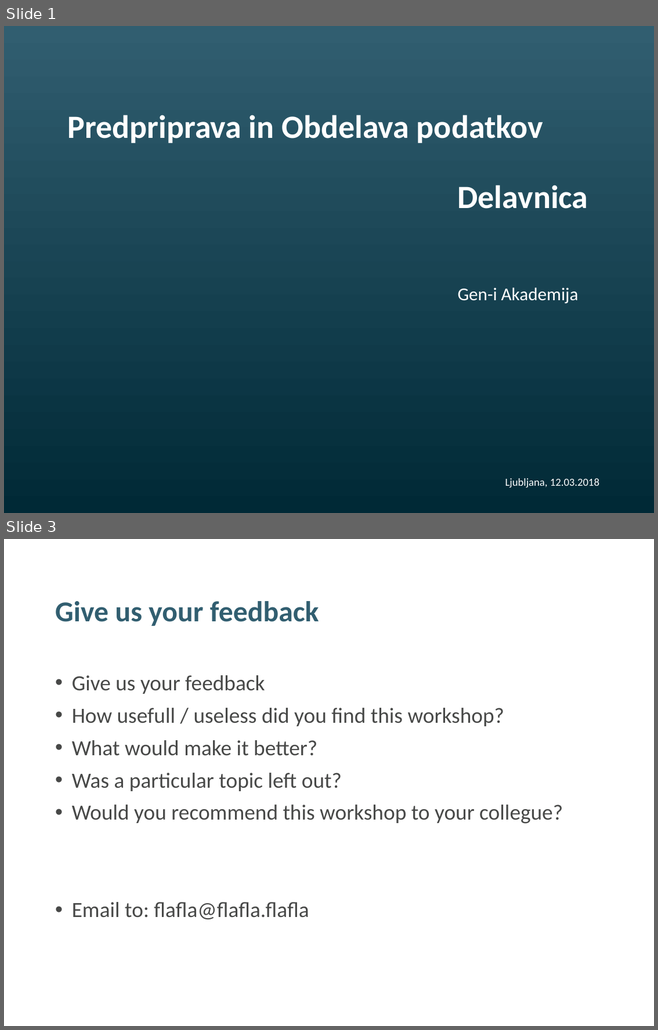
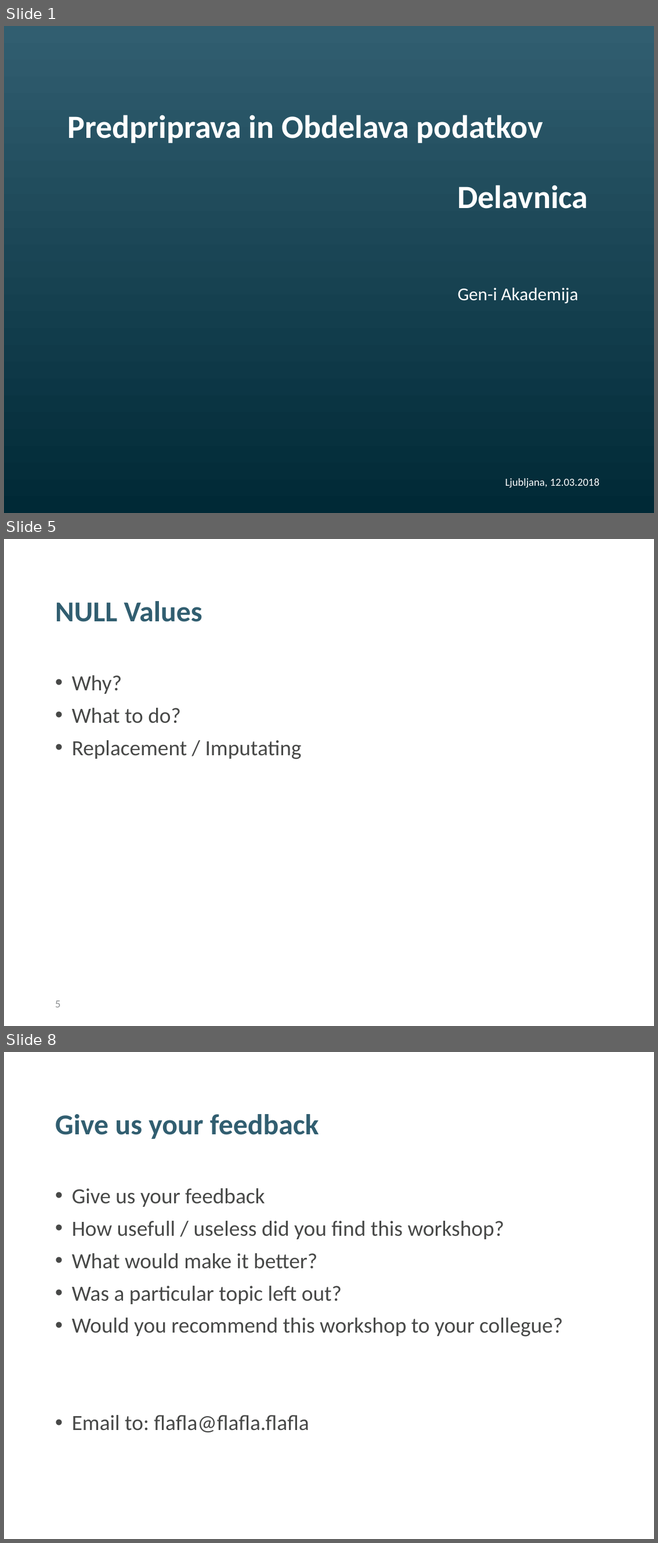
Before and after one commit to tomazgeni/HerculePoirot, a slide deck: PredpripravaObdelavaPodatkov_Delavnica.pptx. Shown one above the other, each under a label of ours: slides 1 and 3 before the commit, slides 1, 5 and 8 after it; the slides between them are not shown. The pictures are 658x1030 and 658x1543 pixels, drawn with LibreOffice and Linux fonts; fonts in the diff are those of the drawing; background and template pictures are left out. Boxes give left, top, right and bottom in pixels: in the first picture for what was removed or moved away, otherwise in the second. Text is boxed around its words. In the diff, an @@ line names an element or a change of style, - is before the commit and + after.

```diff
--- a/PredpripravaObdelavaPodatkov_Delavnica.pptx
+++ b/PredpripravaObdelavaPodatkov_Delavnica.pptx
@@ slide 5 added at [4, 539, 654, 1026], background #FFFFFF @@
@@ title added at [55, 601, 202, 622], 32 pt, text #315E70, bold @@
+NULL Values
@@ text added at [72, 675, 302, 759], 24 pt, text #474847 @@
+• Why?
+• What to do?
+• Replacement / Imputating
@@ page number added at [55, 1001, 60, 1008], 12 pt, text #8C8E91 @@
+5
@@ what was slide 3 is now slide 8 @@
```
Also in this commit, not shown: 1 slide changed, 4 other slides added.
